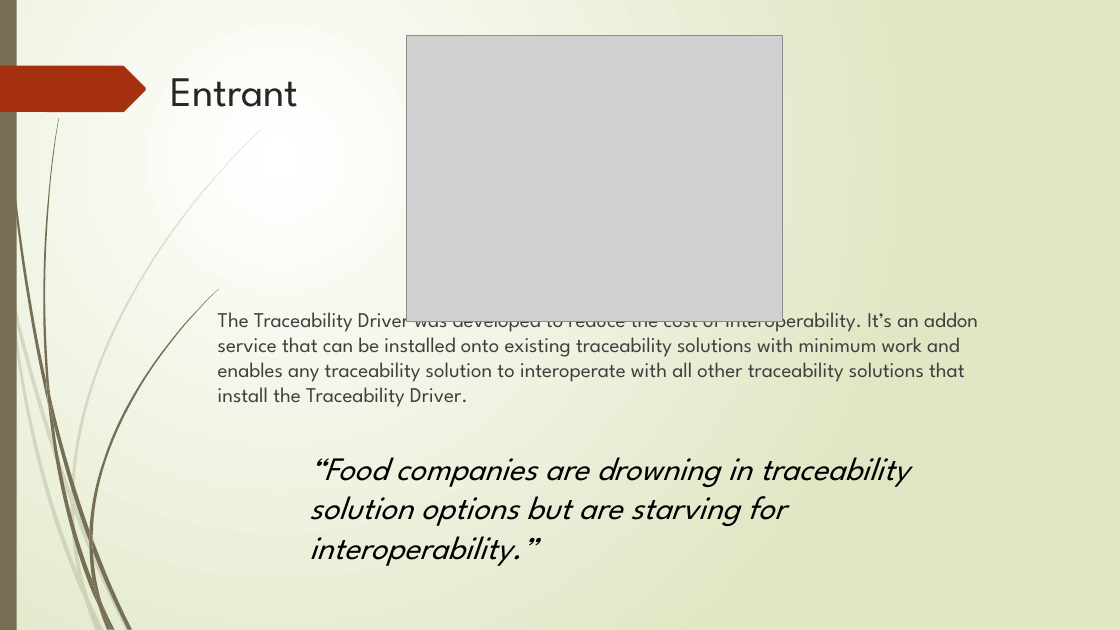
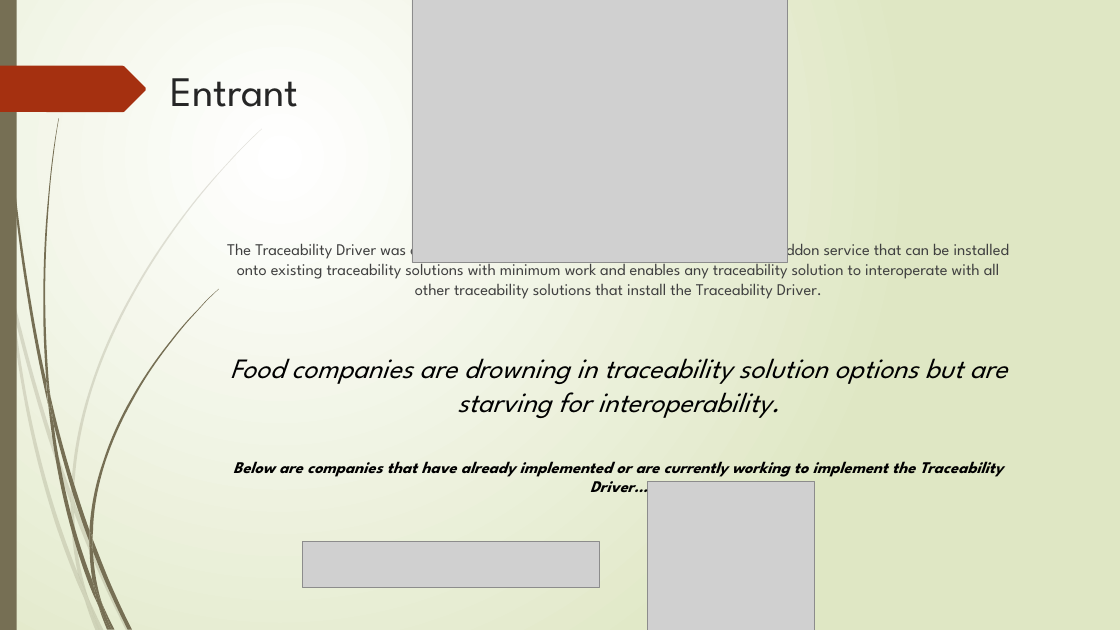
Before and after one commit to TraceabilityInternet/TraceabilityDriver, a slide deck: slide 3 of FDAPresentation.pptx. Drawn at 1120x630 pixels with LibreOffice and Linux fonts; fonts in the diff are those of the drawing; grey boxes stand for pictures. Boxes give left, top, right and bottom in pixels: in the first picture for what was removed or moved away, otherwise in the second. Text is boxed around its words. In the diff, an @@ line names an element or a change of style, - is before the commit and + after.

```diff
--- a/FDAPresentation.pptx
+++ b/FDAPresentation.pptx
@@ picture: place and size @@
-picture at box(407, 35, 782, 321)
+picture at box(413, 0, 788, 262)
@@ text "The Traceability Driver was developed ...": place and size @@
-text "The Traceability Driver was developed ..." at box(218, 306, 978, 407)
+text "The Traceability Driver was developed ..." at box(227, 239, 1010, 299)
@@ text "The Traceability Driver was developed ..." at box(227, 239, 1010, 299): size 18 to 14 pt; alignment left to centre @@
@@ text at box(230, 358, 1008, 418): text changed; size 28 to 24 pt @@
-“Food companies are drowning in traceability solution options but are starving for interoperability.”
+Food companies are drowning in traceability solution options but are starving for interoperability.
@@ text added at box(233, 461, 1004, 492), 14 pt, text #000000, bold, italic @@
+Below are companies that have already implemented or are currently working to implement the Traceability Driver…
@@ picture added at box(648, 481, 815, 630) @@
@@ picture added at box(302, 542, 600, 588) @@
```
Also in this commit, not shown: 8 other slides changed, 39 other files.
